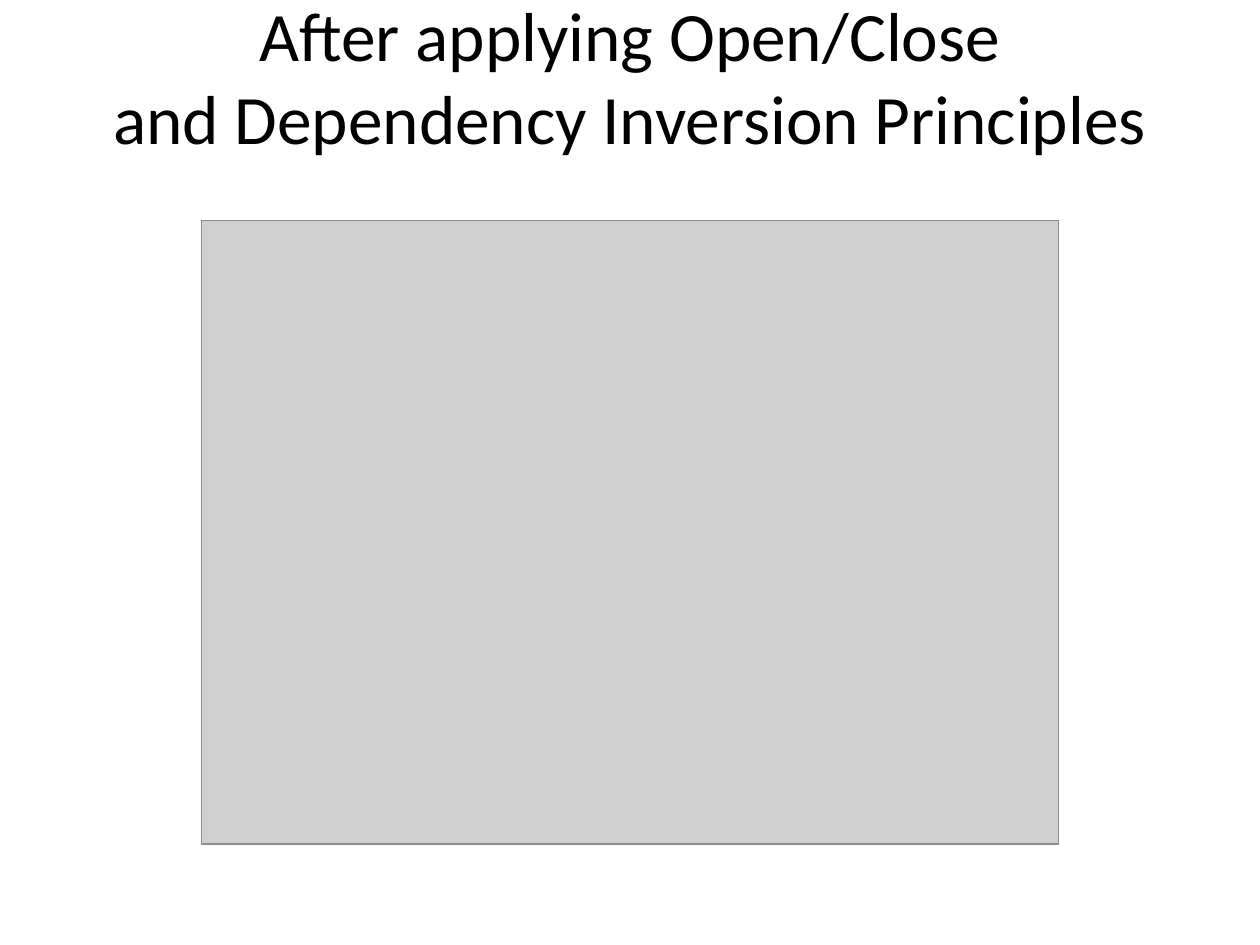
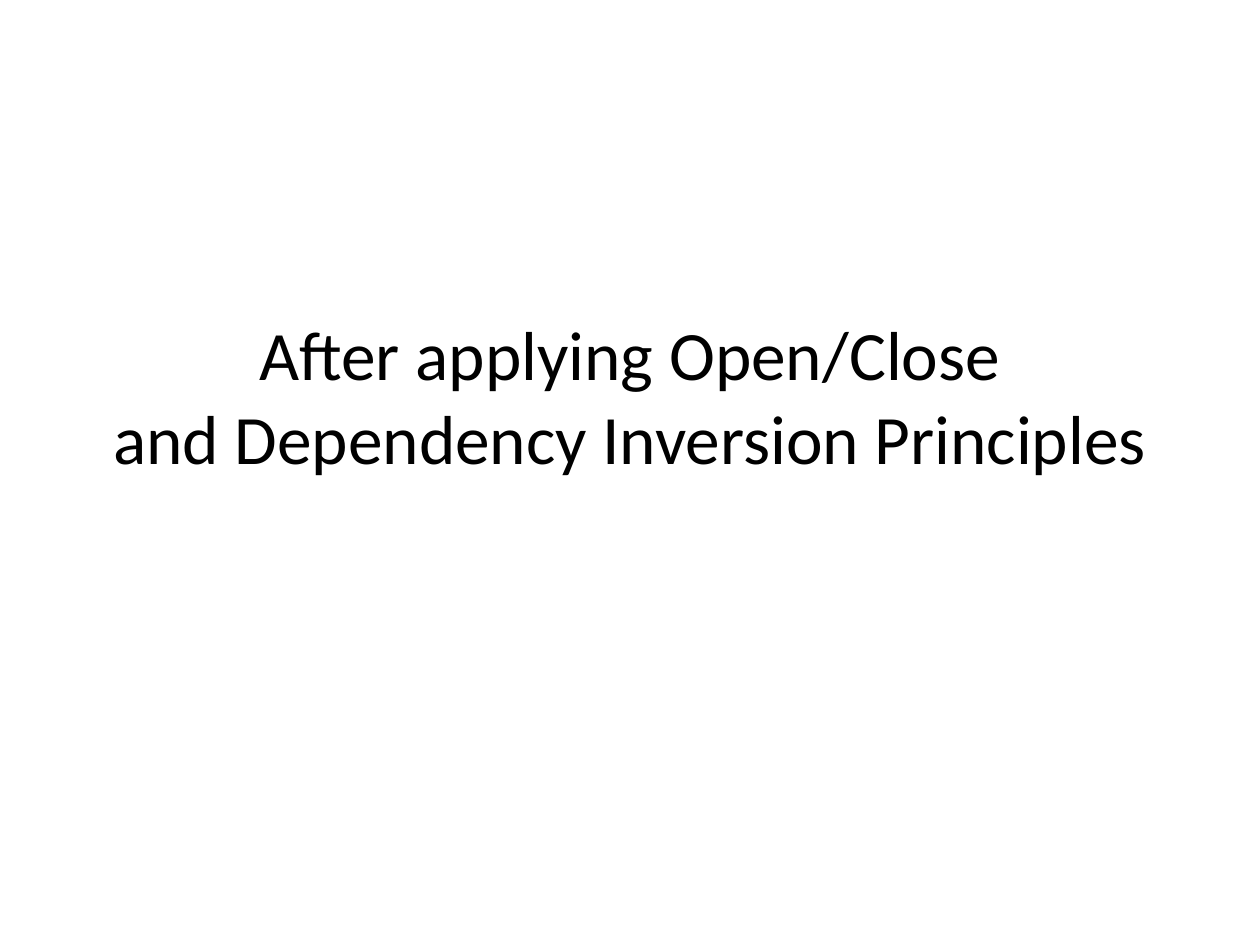
Before and after one commit to skgchn/conways-game-of-life-oop-solid, a slide deck: slide 6 of oop-design-progression.pptx. Drawn at 1260x945 pixels with LibreOffice and Linux fonts; fonts in the diff are those of the drawing; grey boxes stand for pictures. Boxes give left, top, right and bottom in pixels: in the first picture for what was removed or moved away, otherwise in the second. Text is boxed around its words. In the diff, an @@ line names an element or a change of style, - is before the commit and + after.

```diff
--- a/oop-design-progression.pptx
+++ b/oop-design-progression.pptx
@@ picture removed at [202, 220, 1058, 844] @@
@@ title "After applying Open/Close and Dependency ...": place and size @@
-title "After applying Open/Close and Dependency ..." at [113, 13, 1146, 156]
+title "After applying Open/Close and Dependency ..." at [113, 332, 1146, 476]
```
Also in this commit, not shown: 4 other slides changed, 1 slide added, 1 other file.
